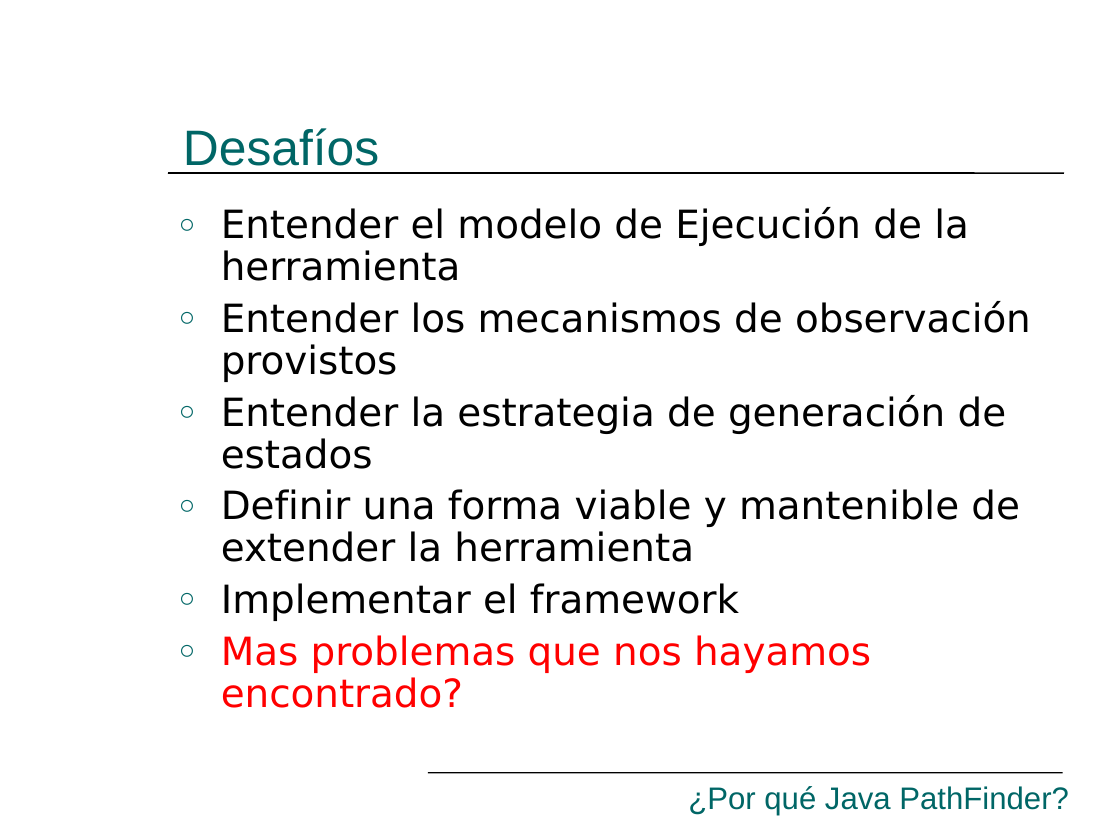
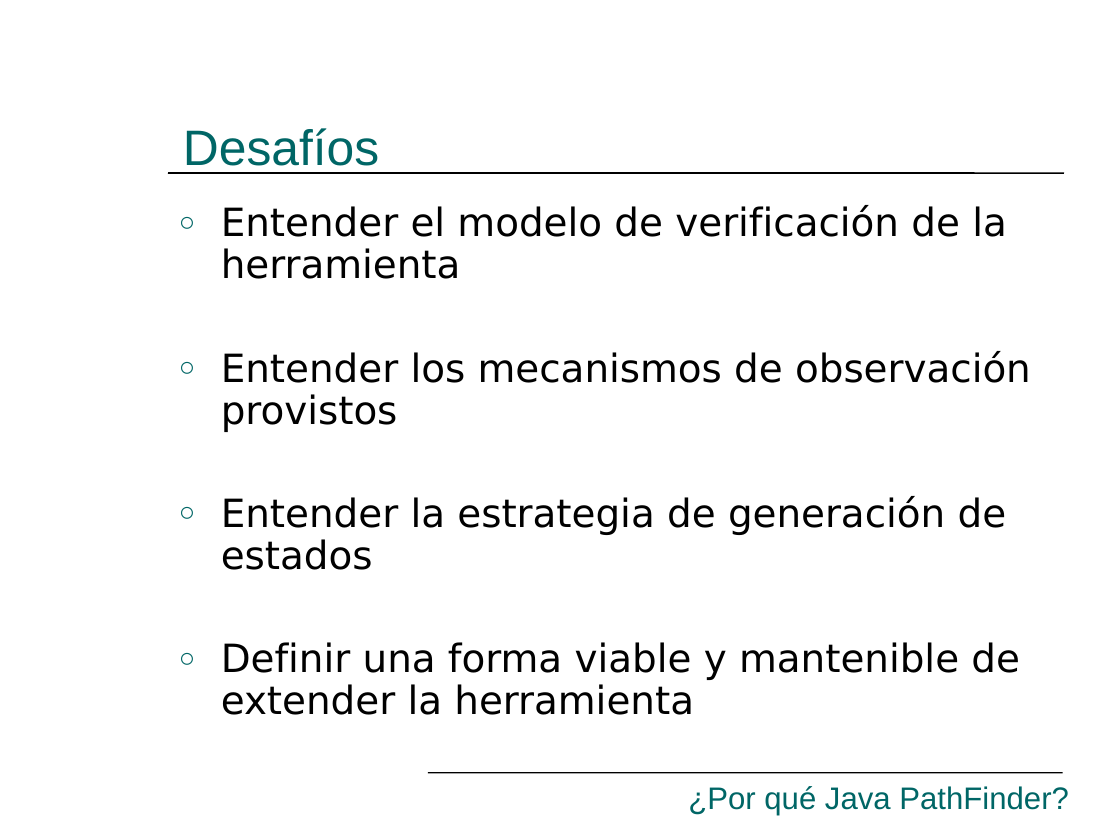
Before and after one commit to hugomelendez/tesis-jpf-2006, a slide deck: slide 16 of tesis-doc/Presentación.ppt. Drawn at 1120x840 pixels with LibreOffice and Linux fonts; fonts in the diff are those of the drawing. Boxes give left, top, right and bottom in pixels: in the first picture for what was removed or moved away, otherwise in the second. Text is boxed around its words. In the diff, an @@ line names an element or a change of style, - is before the commit and + after.

```diff
--- a/tesis-doc/Presentación.ppt
+++ b/tesis-doc/Presentación.ppt
@@ text at [221,205,1007,279]: text changed @@
-○ Entender el modelo de Ejecución de la herramienta
+○ Entender el modelo de verificación de la herramienta
@@ text at [221,583,871,708]: paragraphs removed @@
-○ Implementar el framework
-○ Mas problemas que nos hayamos encontrado?
```
Also in this commit, not shown: 8 other slides changed, 2 slides added, 2 slides removed.
